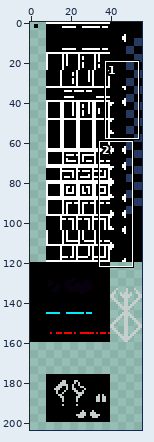
Two states of a sprite sheet, sprites/spr_nexus_foreground_tileset_2/8d368fd8-06f6-4808-a820-11938f828b1c.png. The first picture is a wide view before the edit; the outline marks the close-up.
Close-up. First the earlier version:
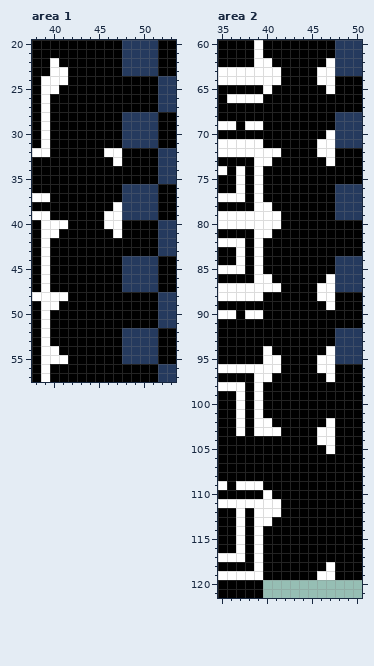
The file is 56x240 pixels. Shown: area 1: x 38..53, y 20..57; area 2: x 35..50, y 60..121. The wide view leaves out empty margins. The commit also changed other parts of the picture, which this record leaves out.
After the commit:
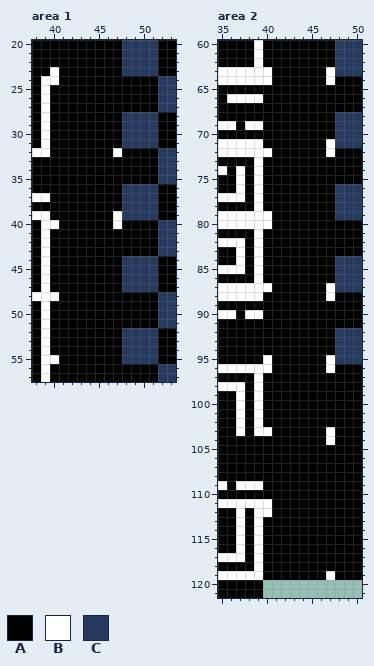
Palette (. is transparent): A #000000  B #ffffff  C #253a5e
Changes in this commit:
Area 1:
y 22: x 40 B -> A
y 23..24: x 41 B -> A
y 25: x 40 B -> A
y 32: x 46 B -> A
y 33: x 47 B -> A
y 38: x 47 B -> A
y 39: x 46 B -> A
y 40: x 41 B -> A; x 46 B -> A
y 41: x 40 B -> A; x 47 B -> A
y 48: x 41 B -> A
y 49: x 40 B -> A
y 54: x 40 B -> A
y 55: x 41 B -> A
Area 2:
y 62: x 40 B -> A; x 47 B -> A
y 63..64: x 41 B -> A; x 46 B -> A
y 65: x 40 B -> A; x 47 B -> A
y 70: x 47 B -> A
y 71: x 46 B -> A
y 72: x 41 B -> A; x 46 B -> A
y 73: x 40 B -> A; x 47 B -> A
y 78: x 40 B -> A
y 79..80: x 41 B -> A
y 81: x 40 B -> A
y 86: x 40 B -> A; x 47 B -> A
y 87: x 41 B -> A; x 46 B -> A
y 88: x 46 B -> A
y 89: x 47 B -> A
y 94: x 40 B -> A; x 47 B -> A
y 95..96: x 41 B -> A; x 46 B -> A
y 97: x 40 B -> A; x 47 B -> A
y 102: x 40 B -> A; x 47 B -> A
y 103: x 41 B -> A; x 46 B -> A
y 104: x 46 B -> A
y 105: x 47 B -> A
y 110: x 40 B -> A
y 111..112: x 41 B -> A
y 113: x 40 B -> A
y 118: x 47 B -> A
y 119: x 46 B -> A
